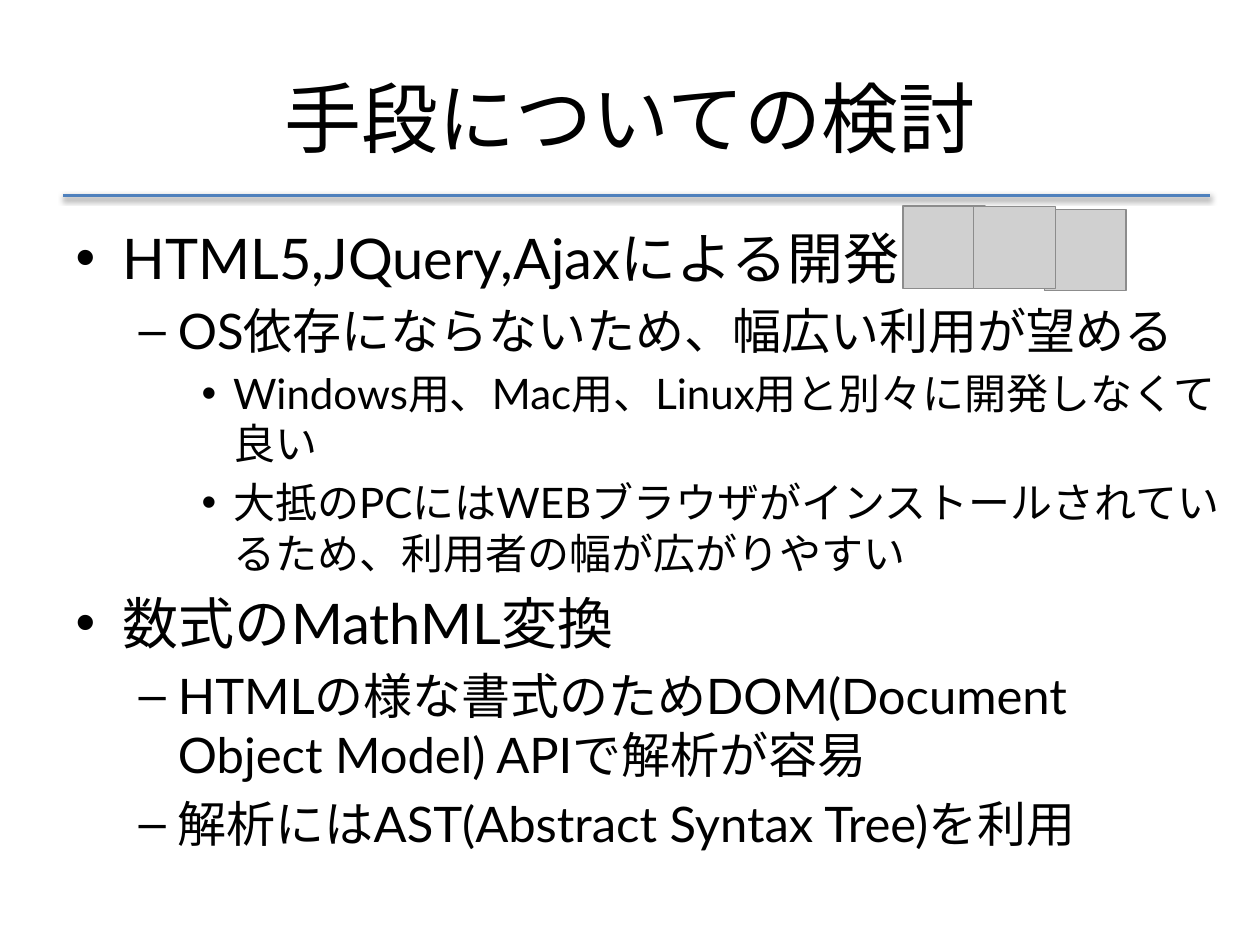
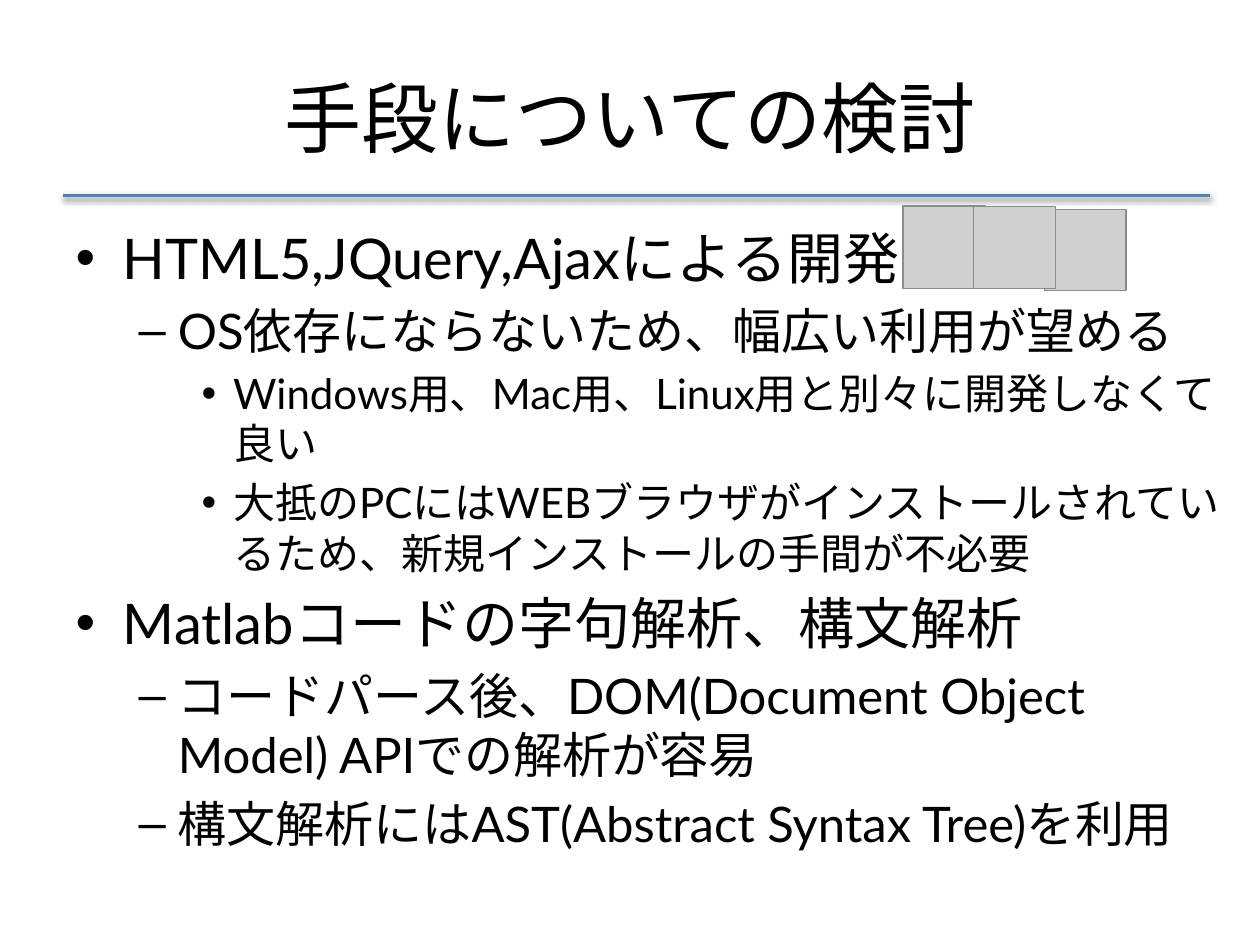
Before and after one commit to f-akazawa/akaz_uecdevelop, a slide deck: slide 17 of doc/中間発表資料.pptx. Drawn at 1260x945 pixels with LibreOffice and Linux fonts; fonts in the diff are those of the drawing; grey boxes stand for pictures. Boxes give left, top, right and bottom in pixels: in the first picture for what was removed or moved away, otherwise in the second. Text is boxed around its words. In the diff, an @@ line names an element or a change of style, - is before the commit and + after.

Commit message:
字句解析構文解析してコンテキストに修正を加えるシステムに修正 中間発表が2015年4月7日にやっと決定したので再度要旨とスライドを修正した

```diff
--- a/doc/中間発表資料.pptx
+++ b/doc/中間発表資料.pptx
@@ text at bbox=[123, 482, 1219, 851]: text changed @@
-    • 大抵のPCにはWEBブラウザがインストールされているため、利用者の幅が広がりやすい
-• 数式のMathML変換
-  – HTMLの様な書式のためDOM(Document Object Model) APIで解析が容易
-  – 解析にはAST(Abstract Syntax Tree)を利用
+    • 大抵のPCにはWEBブラウザがインストールされているため、新規インストールの手間が不必要
+• Matlabコードの字句解析、構文解析
+  – コードパース後、DOM(Document Object Model) APIでの解析が容易
+  – 構文解析にはAST(Abstract Syntax Tree)を利用
```
Also in this commit, not shown: 3 other slides changed, 1 other file.
